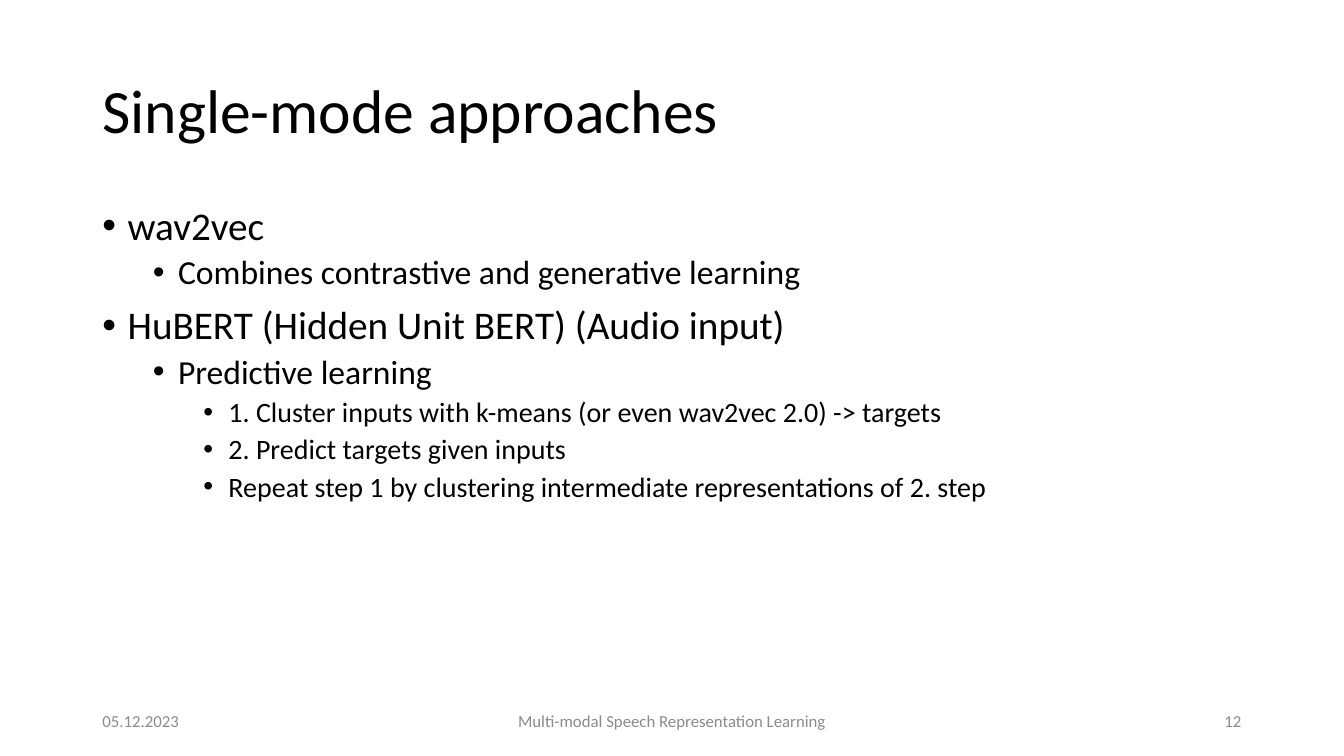
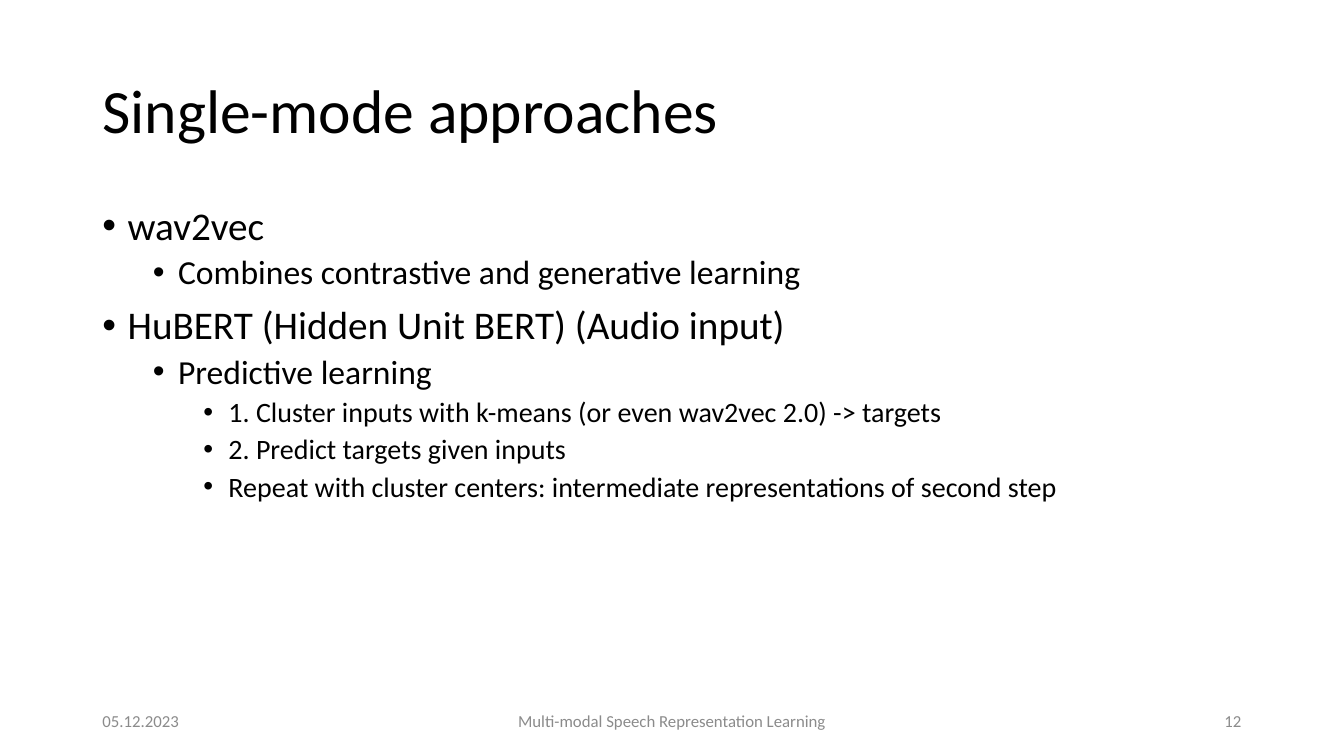
Before and after one commit to carlos-schmidt/nn-seminar, a slide deck: slide 12 of presentation.pptx. Drawn at 1344x756 pixels with LibreOffice and Linux fonts; fonts in the diff are those of the drawing. Boxes give left, top, right and bottom in pixels: in the first picture for what was removed or moved away, otherwise in the second. Text is boxed around its words. In the diff, an @@ line names an element or a change of style, - is before the commit and + after.

```diff
--- a/presentation.pptx
+++ b/presentation.pptx
@@ text at (x1=228, y1=477, x2=1056, y2=502): text changed @@
-    • Repeat step 1 by clustering intermediate representations of 2. step
+    • Repeat with cluster centers: intermediate representations of second step
```
Also in this commit, not shown: 8 other slides changed, 4 slides added, 1 other file.
